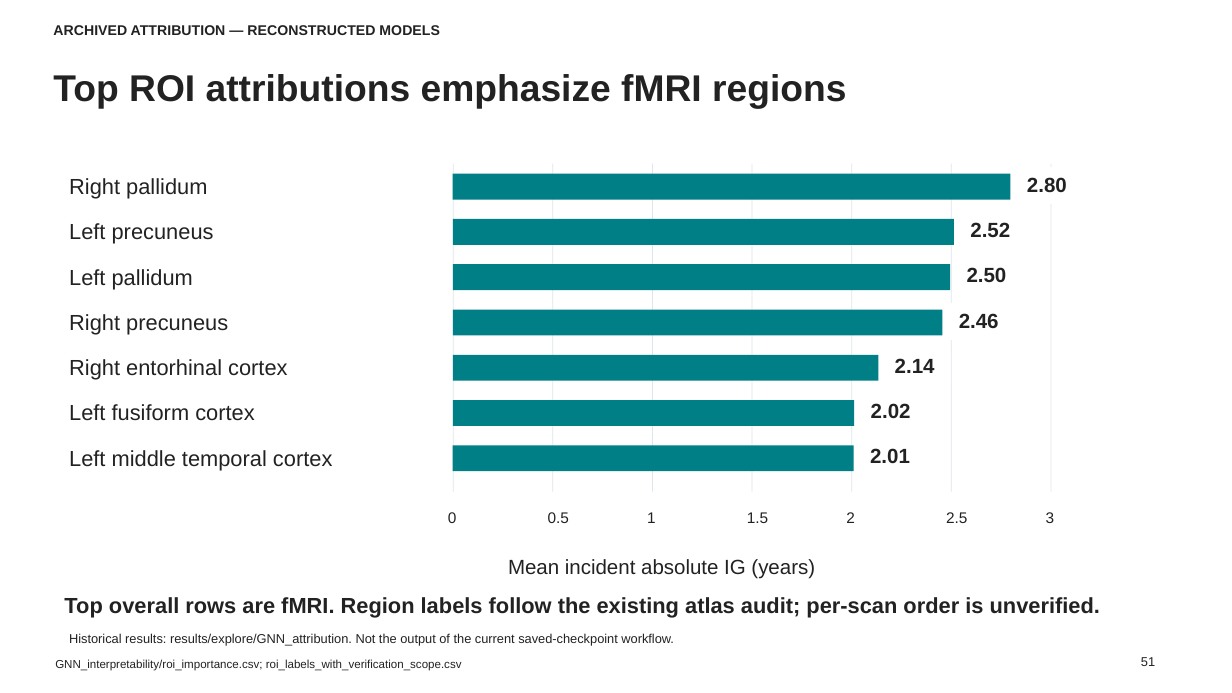
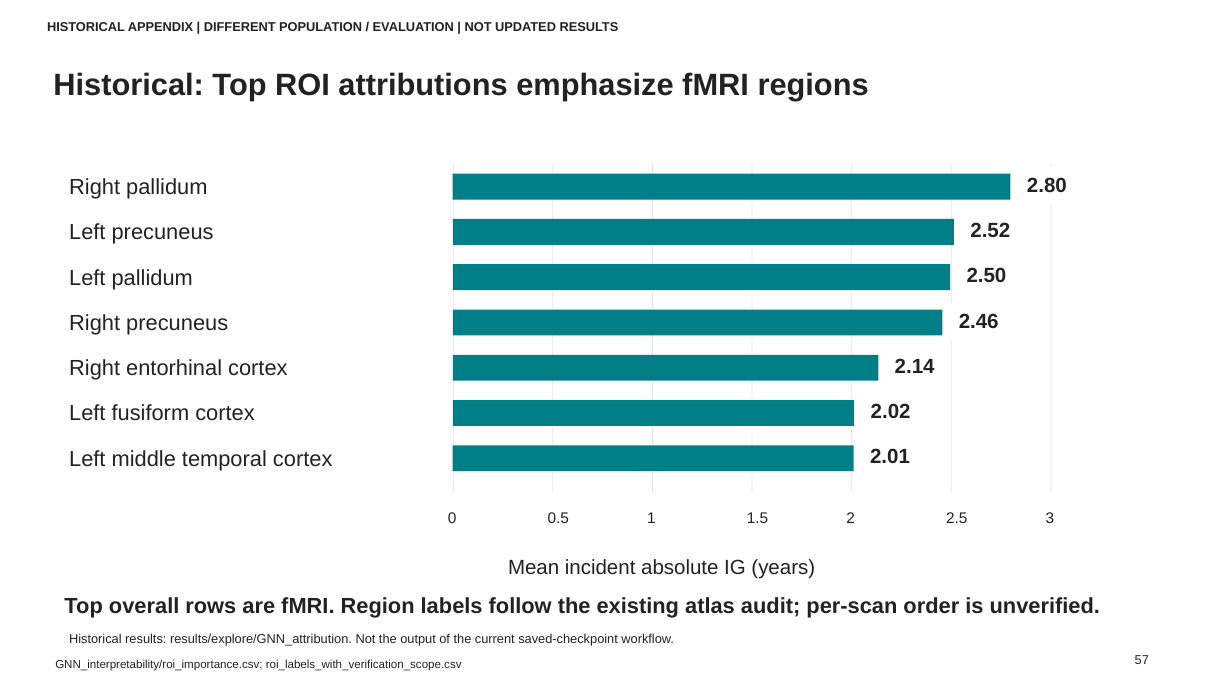
Before and after one commit to mintchoc0326/BAG-Prediction, a slide deck: slide 57 of reports/brain_age/slides/Connectome_Brain_Age_Results_English_Editable_with_Pipelines.pptx (slide 51 before the commit). Drawn at 1232x693 pixels with LibreOffice and Linux fonts; fonts in the diff are those of the drawing. Boxes give left, top, right and bottom in pixels: in the first picture for what was removed or moved away, otherwise in the second. Text is boxed around its words. In the diff, an @@ line names an element or a change of style, - is before the commit and + after.

```diff
--- a/reports/brain_age/slides/Connectome_Brain_Age_Results_English_Editable_with_Pipelines.pptx
+++ b/reports/brain_age/slides/Connectome_Brain_Age_Results_English_Editable_with_Pipelines.pptx
@@ text at [47,22,619,31]: text changed; size 11 to 10 pt @@
-ARCHIVED ATTRIBUTION — RECONSTRUCTED MODELS
+HISTORICAL APPENDIX | DIFFERENT POPULATION / EVALUATION | NOT UPDATED RESULTS
@@ text at [53,72,869,100]: text changed; size 29 to 24 pt @@
-Top ROI attributions emphasize fMRI regions
+Historical: Top ROI attributions emphasize fMRI regions
@@ text at [1135,655,1149,664]: text changed @@
-51
+57
```
Also in this commit, not shown: 14 other slides changed, 43 slides added, 39 slides removed, 4 other files.
